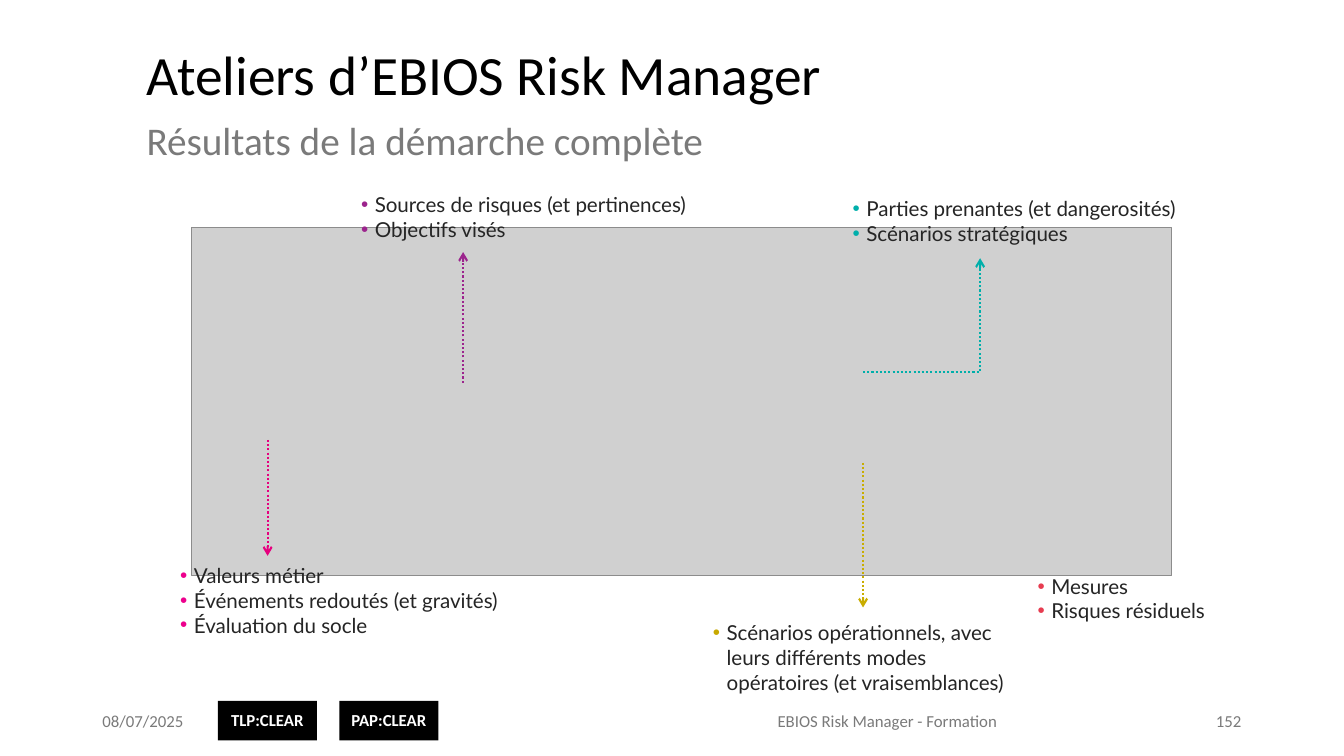
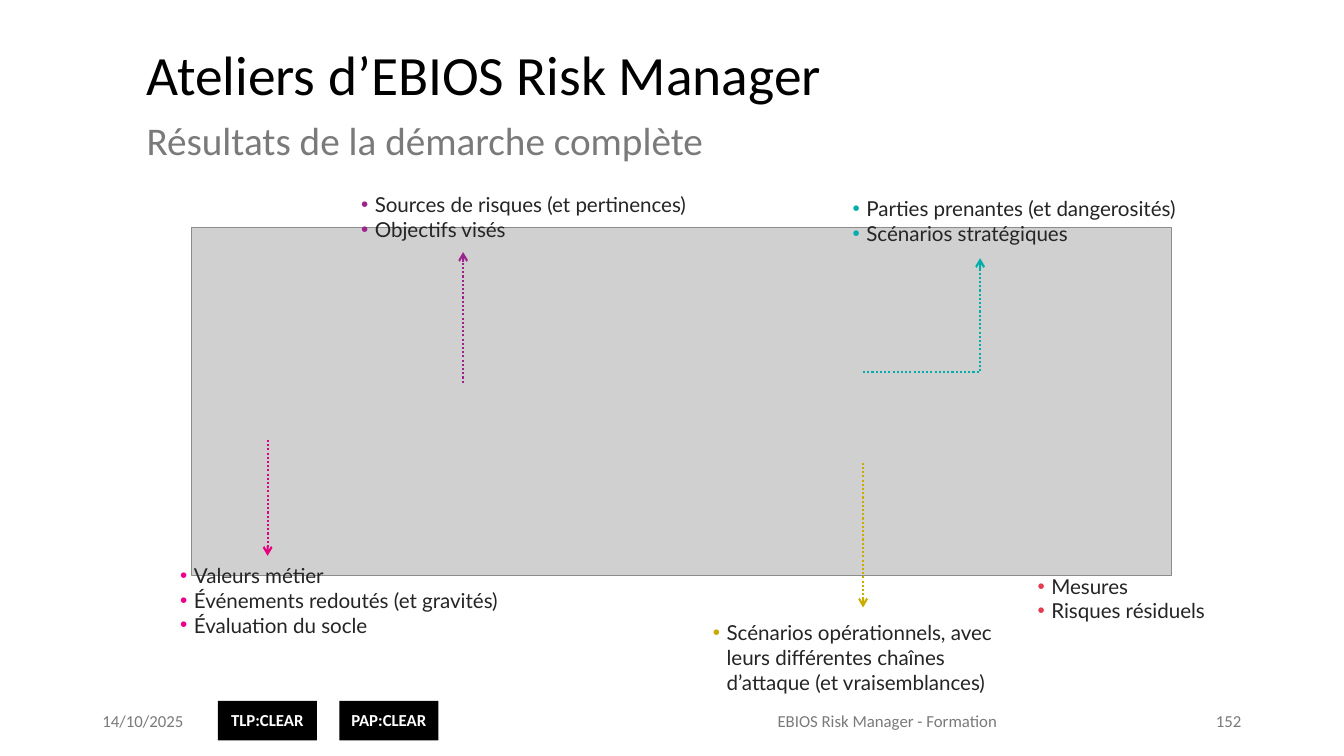
Before and after one commit to matthieu-grall/ebios_formation, a slide deck: slide 152 of EBIOS Risk Manager - Formation - Présentation.pptx. Drawn at 1344x756 pixels with LibreOffice and Linux fonts; fonts in the diff are those of the drawing; grey boxes stand for pictures; background and template pictures are left out. Boxes give left, top, right and bottom in pixels: in the first picture for what was removed or moved away, otherwise in the second. Text is boxed around its words. In the diff, an @@ line names an element or a change of style, - is before the commit and + after.

```diff
--- a/EBIOS Risk Manager - Formation - Présentation.pptx
+++ b/EBIOS Risk Manager - Formation - Présentation.pptx
@@ text at (x1=727, y1=625, x2=992, y2=694): text changed @@
-• Scénarios opérationnels, avec leurs différents modes opératoires (et vraisemblances)
+• Scénarios opérationnels, avec leurs différentes chaînes d’attaque (et vraisemblances)
@@ text at (x1=102, y1=715, x2=183, y2=728): text changed @@
-08/07/2025
+14/10/2025
```
Also in this commit, not shown: 158 other slides changed, 1 other file.
